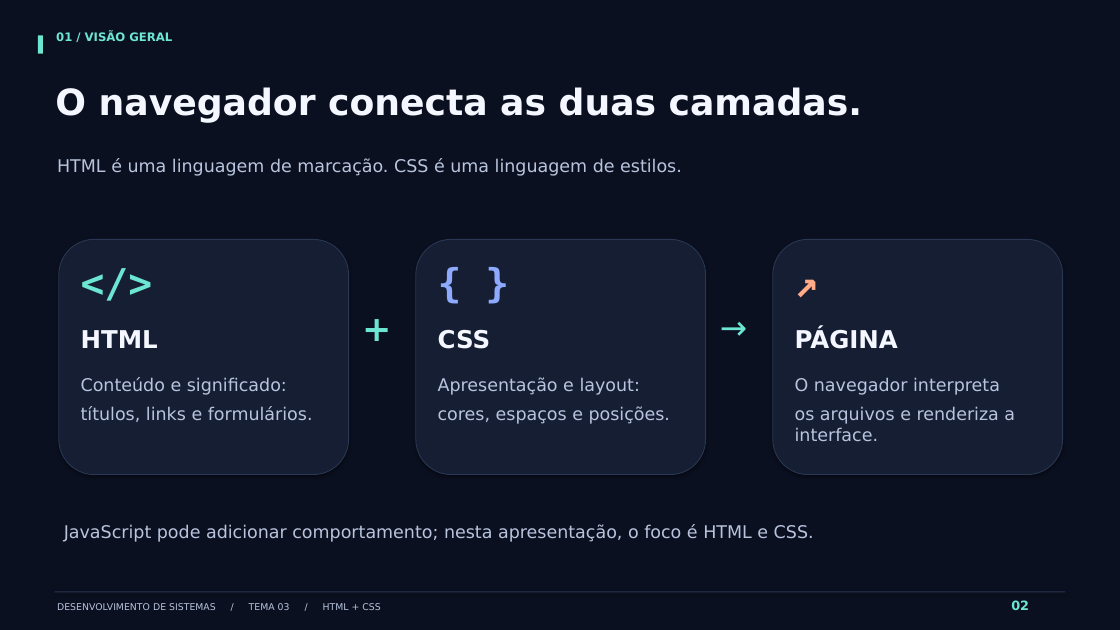
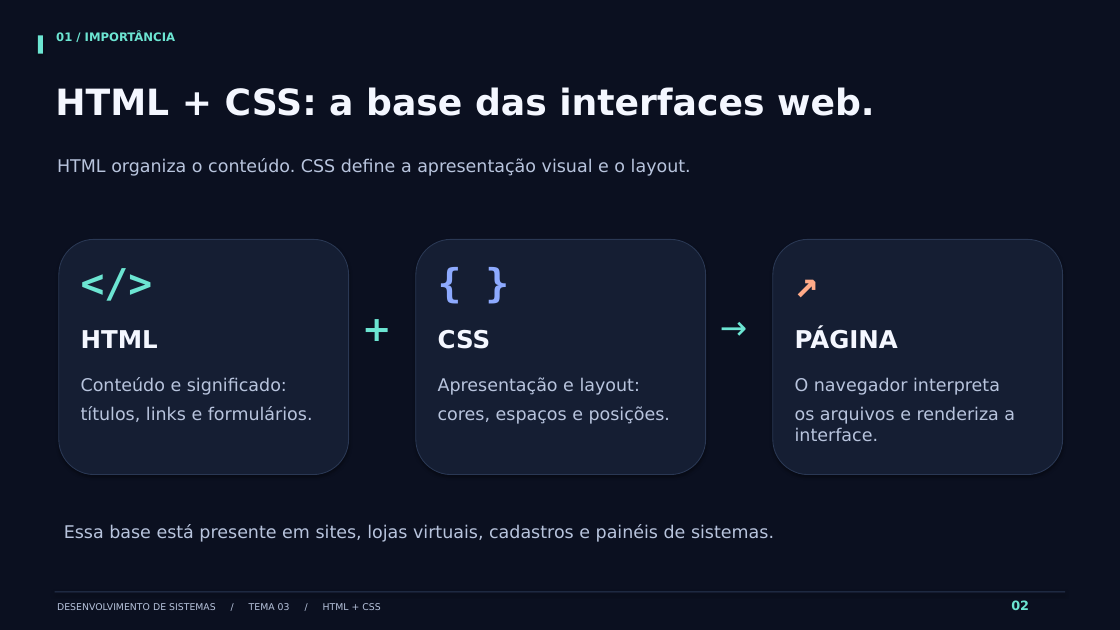
Before and after one commit to IsaquePagani/kahoot, a slide deck: slide 2 of apresentacoes/html-css/Slides-HTML-e-CSS.pptx. Drawn at 1120x630 pixels with LibreOffice and Linux fonts; fonts in the diff are those of the drawing. Boxes give left, top, right and bottom in pixels: in the first picture for what was removed or moved away, otherwise in the second. Text is boxed around its words. In the diff, an @@ line names an element or a change of style, - is before the commit and + after.

```diff
--- a/apresentacoes/html-css/Slides-HTML-e-CSS.pptx
+++ b/apresentacoes/html-css/Slides-HTML-e-CSS.pptx
@@ text at <box>56,32,175,41</box>: text changed @@
-01 / VISÃO GERAL
+01 / IMPORTÂNCIA
@@ text at <box>55,87,874,116</box>: text changed @@
-O navegador conecta as duas camadas.
+HTML + CSS: a base das interfaces web.
@@ text at <box>57,158,691,176</box>: text changed @@
-HTML é uma linguagem de marcação. CSS é uma linguagem de estilos.
+HTML organiza o conteúdo. CSS define a apresentação visual e o layout.
@@ text at <box>64,524,774,542</box>: text changed @@
-JavaScript pode adicionar comportamento; nesta apresentação, o foco é HTML e CSS.
+Essa base está presente em sites, lojas virtuais, cadastros e painéis de sistemas.
```
Also in this commit, not shown: 13 other slides changed, 4 slides removed, 3 other files.
